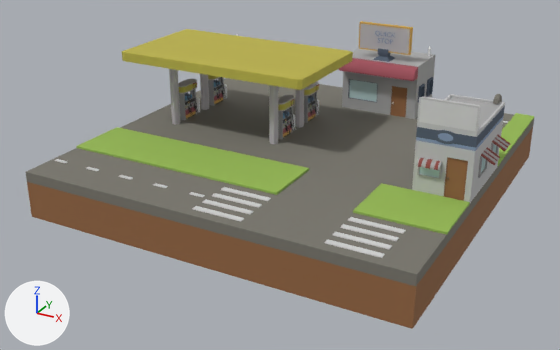
Before and after pictures for a commit that changed the glTF model public/models/props/gas-station.glb.
Camera for both pictures: a 50 mm lens placed at (7.33, -14.34, 6.88), pointed at (-0.17, -0.71, 0.07). The lights are fixed; the arrows at lower left show +X, +Y and +Z. The older version comes first.

The older version as bpy lines, for what is in view:
```python
ob_circle = bpy.data.objects.new('Circle', me_circle_mesh)
ob_circle.location = (0.0, 0.0, 0.0)
ob_cube_004_cube_005 = bpy.data.objects.new('Cube.004_Cube.005', me_cube_004_cube_005_mesh)
ob_cube_004_cube_005.location = (0.0, 0.0, 0.0)
ob_cube_128_cube_129 = bpy.data.objects.new('Cube.128_Cube.129', me_cube_128_cube_129_mesh)
ob_cube_128_cube_129.location = (0.0, 0.0, 0.0)
ob_cube_129_cube_130 = bpy.data.objects.new('Cube.129_Cube.130', me_cube_129_cube_130_mesh)
ob_cube_129_cube_130.location = (0.0, 0.0, 0.0)
ob_cube_130_cube_131 = bpy.data.objects.new('Cube.130_Cube.131', me_cube_130_cube_131_mesh)
ob_cube_130_cube_131.location = (0.0, 0.0, 0.0)
ob_cube_131_cube_132 = bpy.data.objects.new('Cube.131_Cube.132', me_cube_131_cube_132_mesh)
ob_cube_131_cube_132.location = (0.0, 0.0, 0.0)
ob_cylinder_067_cylinder_005 = bpy.data.objects.new('Cylinder.067_Cylinder.005', me_cylinder_067_cylinder_005_mesh)
ob_cylinder_067_cylinder_005.location = (0.0, 0.0, 0.0)
ob_icosphere_001 = bpy.data.objects.new('Icosphere.001', me_icosphere_001_mesh)
ob_icosphere_001.location = (0.0, 0.0, 0.0)
ob_plane_001 = bpy.data.objects.new('Plane.001', me_plane_001_mesh)
ob_plane_001.location = (0.0, 0.0, 0.0)
# also in view: 'Cube.003_Cube.004' at (0.3, -3.4, 0.54); 'Cube.005_Cube.006' at (-1.86, 0.35, 2.26); 'Cube.126_Cube.007' at (0.73, 3.29, 1.38); 'Cylinder.065_Cylinder.018' at (0.7, 2.67, 1.77); 'Cylinder.003' at (-3.19, 0.92, 1.45)
```
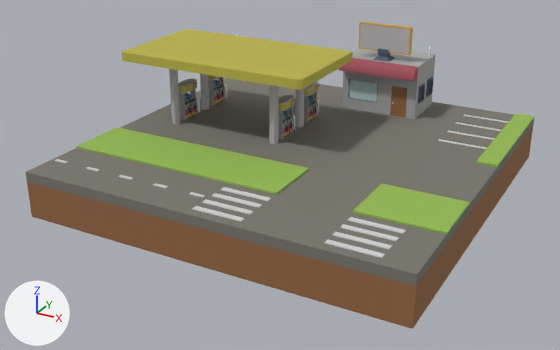
Diff of the bpy script that builds the scene:
```diff
--- a/public/models/props/gas-station.glb.py
+++ b/public/models/props/gas-station.glb.py
@@ ob_circle @@
-ob_circle = bpy.data.objects.new('Circle', me_circle_mesh)
+ob_circle = bpy.data.objects.new('Circle', None)
 ob_circle.location = (0.0, 0.0, 0.0)
@@ ob_cube_128_cube_129 @@
-ob_cube_128_cube_129 = bpy.data.objects.new('Cube.128_Cube.129', me_cube_128_cube_129_mesh)
+ob_cube_128_cube_129 = bpy.data.objects.new('Cube.128_Cube.129', None)
 ob_cube_128_cube_129.location = (0.0, 0.0, 0.0)
@@ ob_cube_129_cube_130 @@
-ob_cube_129_cube_130 = bpy.data.objects.new('Cube.129_Cube.130', me_cube_129_cube_130_mesh)
+ob_cube_129_cube_130 = bpy.data.objects.new('Cube.129_Cube.130', None)
 ob_cube_129_cube_130.location = (0.0, 0.0, 0.0)
@@ ob_cube_130_cube_131 @@
-ob_cube_130_cube_131 = bpy.data.objects.new('Cube.130_Cube.131', me_cube_130_cube_131_mesh)
+ob_cube_130_cube_131 = bpy.data.objects.new('Cube.130_Cube.131', None)
 ob_cube_130_cube_131.location = (0.0, 0.0, 0.0)
@@ ob_cube_131_cube_132 @@
-ob_cube_131_cube_132 = bpy.data.objects.new('Cube.131_Cube.132', me_cube_131_cube_132_mesh)
+ob_cube_131_cube_132 = bpy.data.objects.new('Cube.131_Cube.132', None)
 ob_cube_131_cube_132.location = (0.0, 0.0, 0.0)
@@ ob_cylinder_067_cylinder_005 @@
-ob_cylinder_067_cylinder_005 = bpy.data.objects.new('Cylinder.067_Cylinder.005', me_cylinder_067_cylinder_005_mesh)
+ob_cylinder_067_cylinder_005 = bpy.data.objects.new('Cylinder.067_Cylinder.005', None)
 ob_cylinder_067_cylinder_005.location = (0.0, 0.0, 0.0)
@@ ob_icosphere_001 @@
-ob_icosphere_001 = bpy.data.objects.new('Icosphere.001', me_icosphere_001_mesh)
+ob_icosphere_001 = bpy.data.objects.new('Icosphere.001', None)
 ob_icosphere_001.location = (0.0, 0.0, 0.0)
@@ ob_plane_001 @@
-ob_plane_001 = bpy.data.objects.new('Plane.001', me_plane_001_mesh)
+ob_plane_001 = bpy.data.objects.new('Plane.001', None)
 ob_plane_001.location = (0.0, 0.0, 0.0)
@@ ob_plane_002 @@
-ob_plane_002 = bpy.data.objects.new('Plane.002', me_plane_002_mesh)
+ob_plane_002 = bpy.data.objects.new('Plane.002', None)
 ob_plane_002.location = (0.0, 0.0, 0.0)
@@ ob_plane_003_plane_004 @@
-ob_plane_003_plane_004 = bpy.data.objects.new('Plane.003_Plane.004', me_plane_003_plane_004_mesh)
+ob_plane_003_plane_004 = bpy.data.objects.new('Plane.003_Plane.004', None)
 ob_plane_003_plane_004.location = (0.0, 0.0, 0.0)
@@ ob_text_004_mesh_004 @@
-ob_text_004_mesh_004 = bpy.data.objects.new('Text.004_Mesh.004', me_text_004_mesh_004_mesh)
+ob_text_004_mesh_004 = bpy.data.objects.new('Text.004_Mesh.004', None)
 ob_text_004_mesh_004.location = (0.0, 0.0, 0.0)
```

Pixel boxes (x1, y1, x2, y2) of what changed, in the pictures (560 x 350 px):
'Cube.128_Cube.129', no longer drawn
    before: (412, 94, 505, 203)
'Circle', no longer drawn
    before: (433, 130, 458, 144)
'Plane.003_Plane.004', no longer drawn
    before: (416, 157, 442, 171)
'Cube.131_Cube.132', no longer drawn
    before: (417, 163, 442, 180)
'Plane.001', no longer drawn
    before: (481, 147, 500, 165)
'Plane.002', no longer drawn
    before: (492, 135, 510, 151)
'Cube.129_Cube.130', no longer drawn
    before: (478, 156, 488, 178)
'Cylinder.067_Cylinder.005', no longer drawn
    before: (493, 94, 502, 104)
'Text.004_Mesh.004', no longer drawn
    before: (375, 31, 395, 44)
'Cube.130_Cube.131', no longer drawn
    before: (489, 135, 500, 164)
